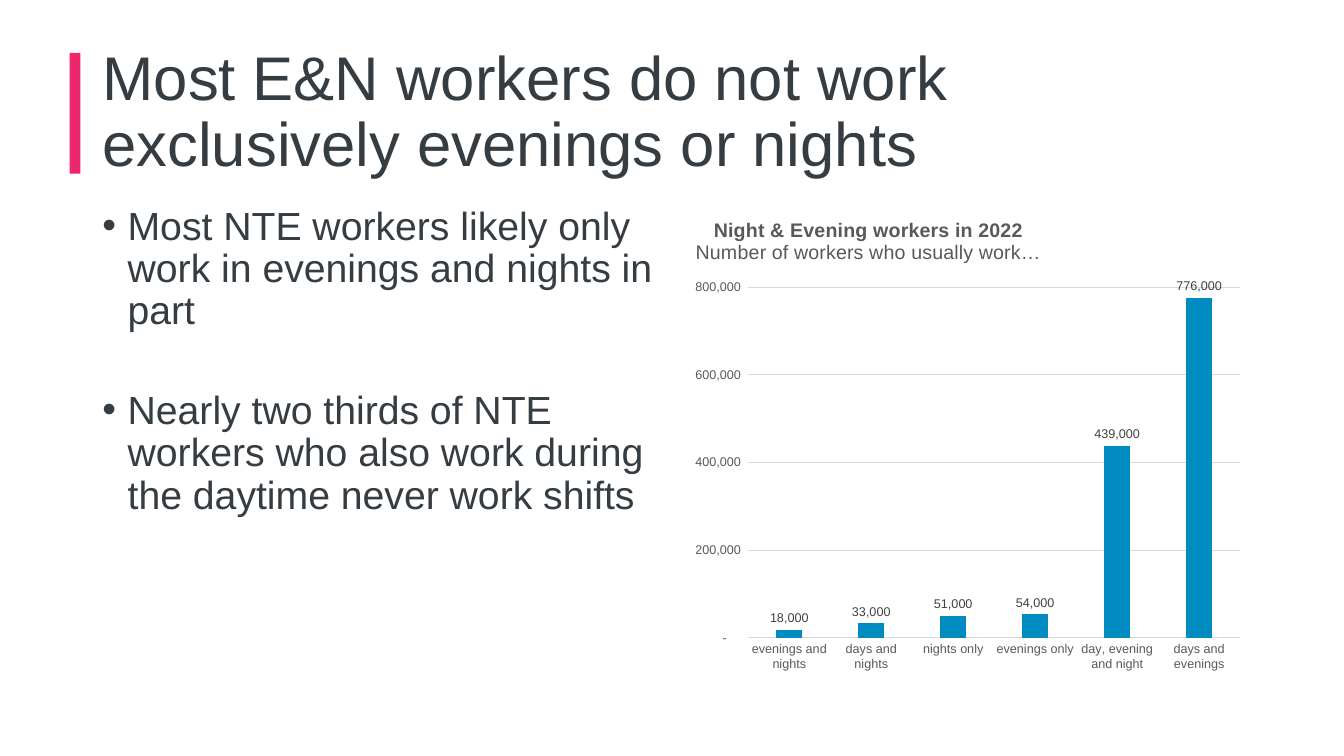
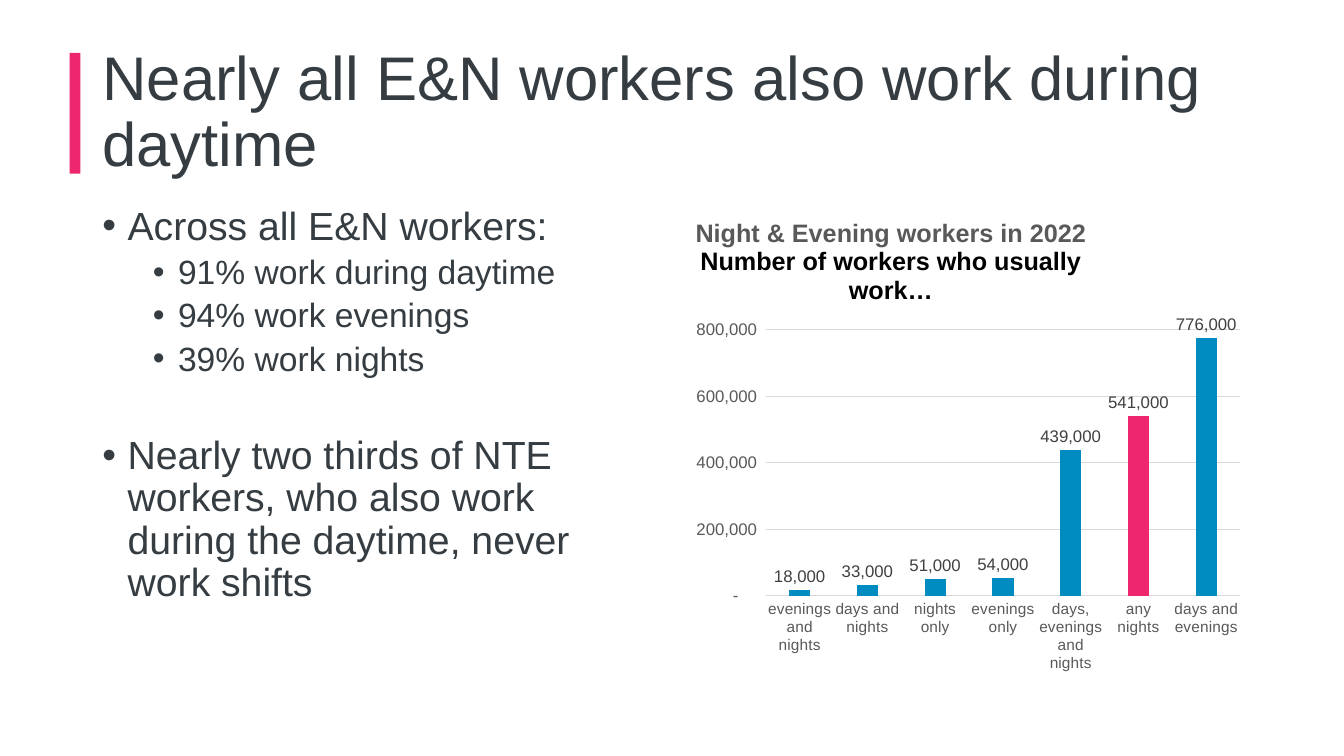
Before and after one commit to ammar-gla/NTE, a slide deck: slide 4 of Non-R/NTE Presentation, GLAE (DRAFT).pptx (slide 5 before the commit). Drawn at 1344x756 pixels with LibreOffice and Linux fonts; fonts in the diff are those of the drawing; background and template pictures are left out. Boxes give left, top, right and bottom in pixels: in the first picture for what was removed or moved away, otherwise in the second. Text is boxed around its words. In the diff, an @@ line names an element or a change of style, - is before the commit and + after.

```diff
--- a/Non-R/NTE Presentation, GLAE (DRAFT).pptx
+++ b/Non-R/NTE Presentation, GLAE (DRAFT).pptx
@@ title at <box>102,55,1200,178</box>: text changed @@
-Most E&N workers do not work exclusively evenings or nights
+Nearly all E&N workers also work during daytime
@@ column chart at <box>681,202,1252,682</box> @@
-categories: evenings and nights, days and nights, nights only, evenings only, day, evening and night, days and evenings
+categories: evenings and nights, days and nights, nights only, evenings only, days, evenings and nights, any nights, days and evenings
-Series 1: 18000, 33000, 51000, 54000, 439000, 776000
+Series 1: 18000, 33000, 51000, 54000, 439000, 541000, 776000
@@ data labels of Series 1 changed @@
@@ category axis changed @@
@@ value axis changed @@
@@ text at <box>128,211,569,597</box>: text changed @@
-• Most NTE workers likely only work in evenings and nights in part
-• Nearly two thirds of NTE workers who also work during the daytime never work shifts
+• Across all E&N workers:
+  • 91% work during daytime
+  • 94% work evenings
+  • 39% work nights
+• Nearly two thirds of NTE workers, who also work during the daytime, never work shifts
```
Also in this commit, not shown: 4 other slides changed, 2 slides removed, 3 other files.
